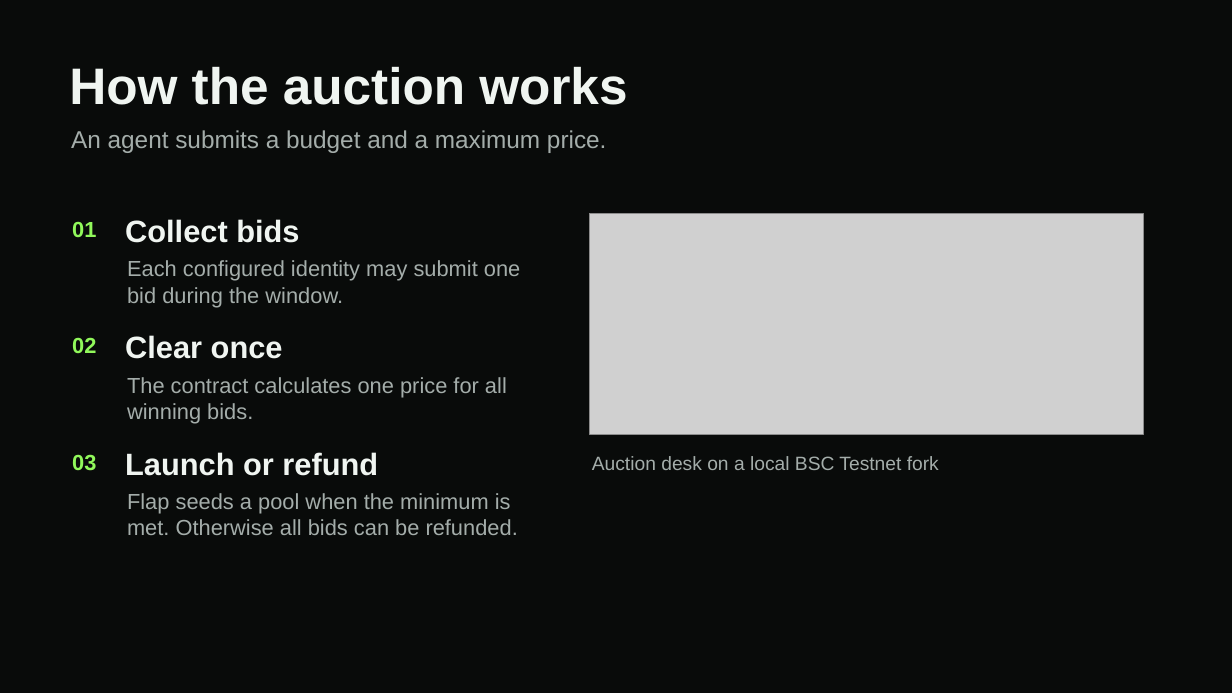
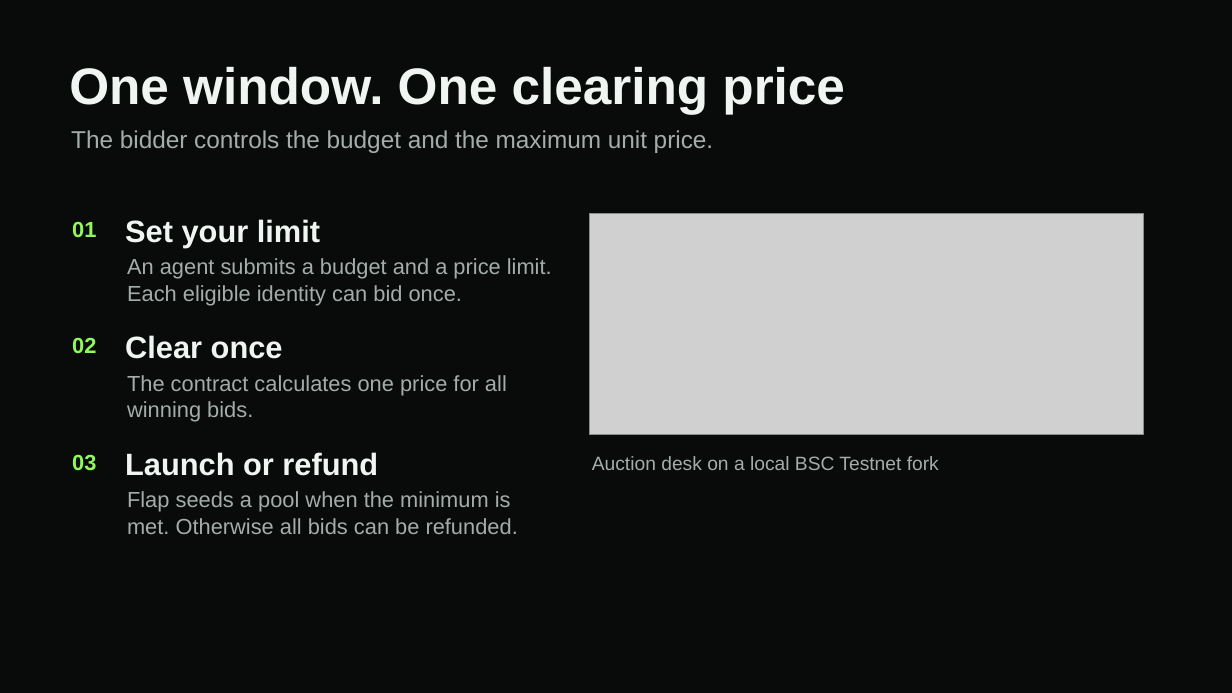
Before and after one commit to Jimmycoding0301/uniform-launch, a slide deck: slide 2 of qa/submission/Uniform-Launch-BNB-Bangkok.pptx. Drawn at 1232x693 pixels with LibreOffice and Linux fonts; fonts in the diff are those of the drawing; grey boxes stand for pictures. Boxes give left, top, right and bottom in pixels: in the first picture for what was removed or moved away, otherwise in the second. Text is boxed around its words. In the diff, an @@ line names an element or a change of style, - is before the commit and + after.

Commit message:
Finalize One-Price Auctions deck and timed judge walkthrough

```diff
--- a/qa/submission/Uniform-Launch-BNB-Bangkok.pptx
+++ b/qa/submission/Uniform-Launch-BNB-Bangkok.pptx
@@ text at (x1=69, y1=66, x2=845, y2=114): text changed @@
-How the auction works
+One window. One clearing price
@@ text at (x1=71, y1=130, x2=713, y2=153): text changed @@
-An agent submits a budget and a maximum price.
+The bidder controls the budget and the maximum unit price.
@@ text at (x1=125, y1=219, x2=320, y2=248): text changed @@
-Collect bids
+Set your limit
@@ text at (x1=127, y1=258, x2=552, y2=305): text changed @@
-Each configured identity may submit one bid during the window.
+An agent submits a budget and a price limit. Each eligible identity can bid once.
```
Also in this commit, not shown: 4 other slides changed, 4 other files.
